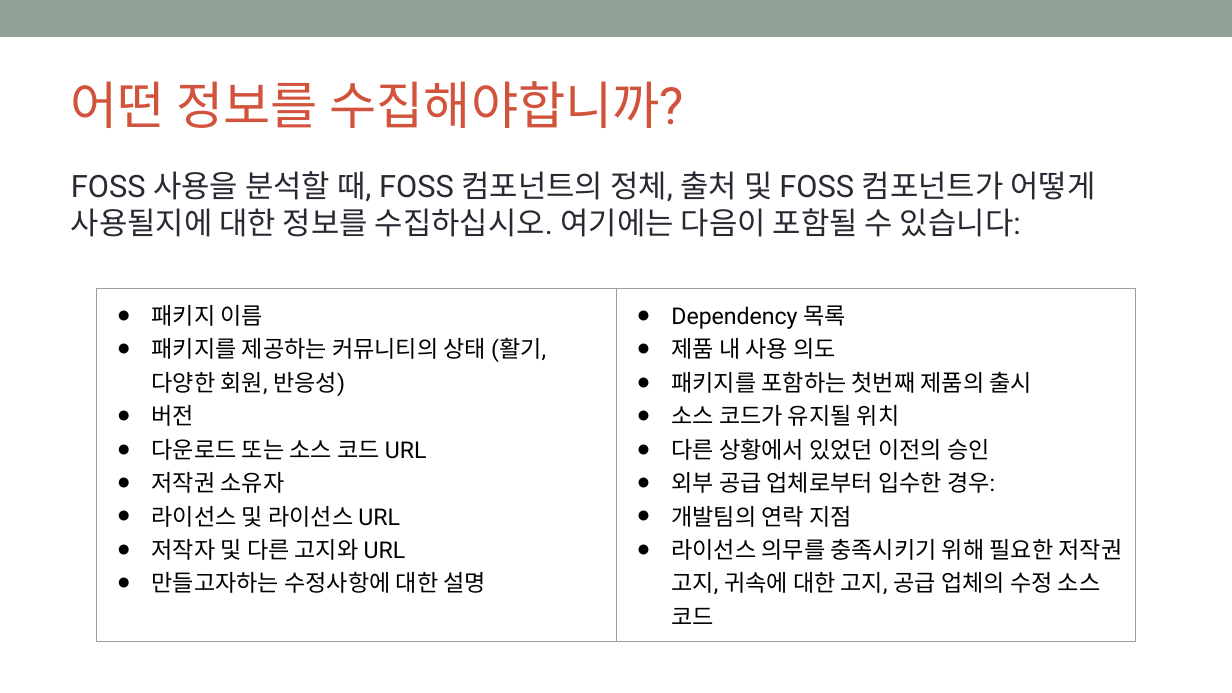
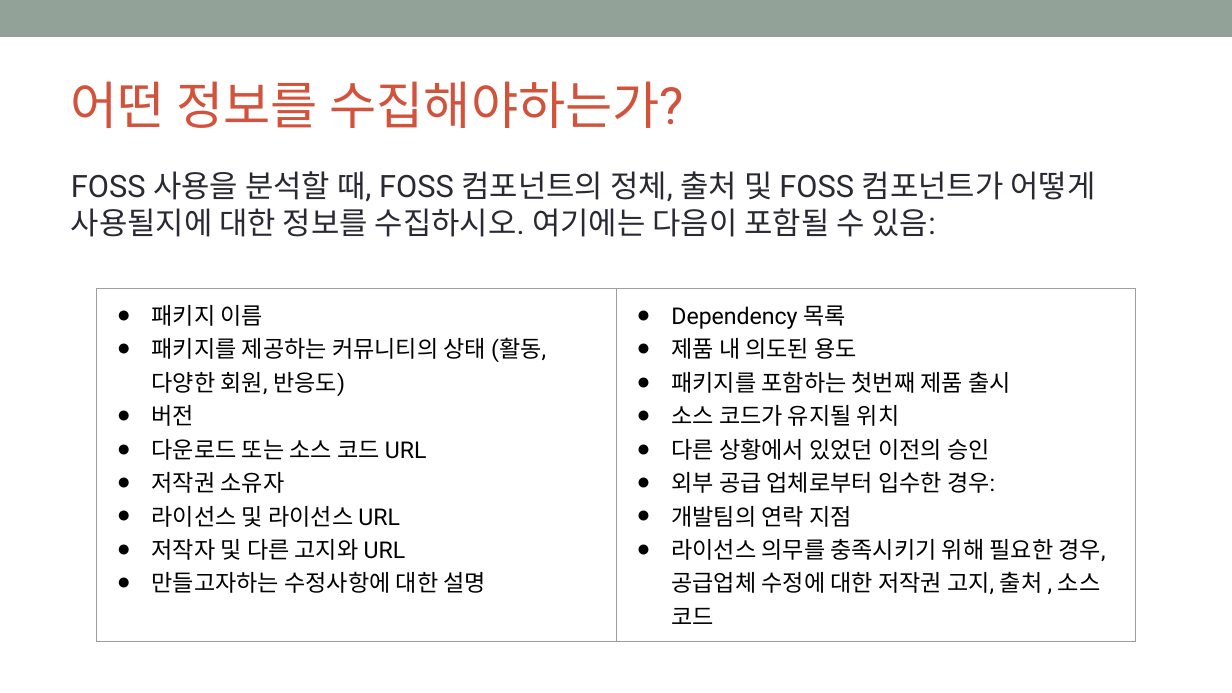
Before and after one commit to OpenChain-KWG/Curriculum-Translation-KR, a slide deck: slide 45 of target/slides/openchain-curriculum-for-1-1.pptx. Drawn at 1232x693 pixels with LibreOffice and Linux fonts; fonts in the diff are those of the drawing; background and template pictures are left out. Boxes give left, top, right and bottom in pixels: in the first picture for what was removed or moved away, otherwise in the second. Text is boxed around its words. In the diff, an @@ line names an element or a change of style, - is before the commit and + after.

```diff
--- a/target/slides/openchain-curriculum-for-1-1.pptx
+++ b/target/slides/openchain-curriculum-for-1-1.pptx
@@ title at bbox=[71, 81, 685, 128]: text changed @@
-어떤 정보를 수집해야합니까?
+어떤 정보를 수집해야하는가?
@@ text at bbox=[71, 171, 1095, 237]: text changed @@
-FOSS 사용을 분석할 때, FOSS 컴포넌트의 정체, 출처 및 FOSS 컴포넌트가 어떻게 사용될지에 대한 정보를 수집하십시오. 여기에는 다음이 포함될 수 있습니다:
+FOSS 사용을 분석할 때, FOSS 컴포넌트의 정체, 출처 및 FOSS 컴포넌트가 어떻게 사용될지에 대한 정보를 수집하시오. 여기에는 다음이 포함될 수 있음:
@@ table at bbox=[96, 288, 1135, 667] @@
-row 1, column 1: 패키지 이름 / 패키지를 제공하는 커뮤니티의 상태 (활기, 다양한 회원, 반응성) / 버전 / 다운로드 또는 소스 코드 URL / 저작권 소유자 / 라이선스 및 라이선스 URL / 저작자 및 다른 고지와 URL / 만들고자하는 수정사항에 대한 설명
+row 1, column 1: 패키지 이름 / 패키지를 제공하는 커뮤니티의 상태 (활동, 다양한 회원, 반응도) / 버전 / 다운로드 또는 소스 코드 URL / 저작권 소유자 / 라이선스 및 라이선스 URL / 저작자 및 다른 고지와 URL / 만들고자하는 수정사항에 대한 설명
-row 1, column 2: Dependency 목록 / 제품 내 사용 의도 / 패키지를 포함하는 첫번째 제품의 출시 / 소스 코드가 유지될 위치 / 다른 상황에서 있었던 이전의 승인 / 외부 공급 업체로부터 입수한 경우: / 개발팀의 연락 지점 / 라이선스 의무를 충족시키기 위해 필요한 저작권 고지, 귀속에 대한 고지, 공급 업체의 수정 소스 코드
+row 1, column 2: Dependency 목록 / 제품 내 의도된 용도 / 패키지를 포함하는 첫번째 제품 출시 / 소스 코드가 유지될 위치 / 다른 상황에서 있었던 이전의 승인 / 외부 공급 업체로부터 입수한 경우: / 개발팀의 연락 지점 / 라이선스 의무를 충족시키기 위해 필요한 경우, 공급업체 수정에 대한 저작권 고지, 출처 , 소스 코드
```
Also in this commit, not shown: 53 other slides changed, 14 slides added, 14 slides removed, 8 other files.
